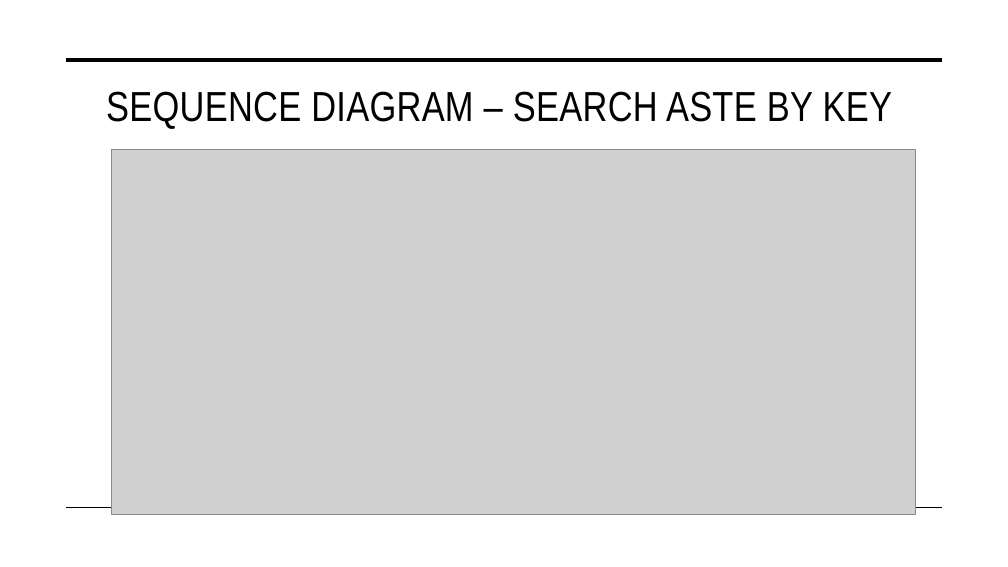
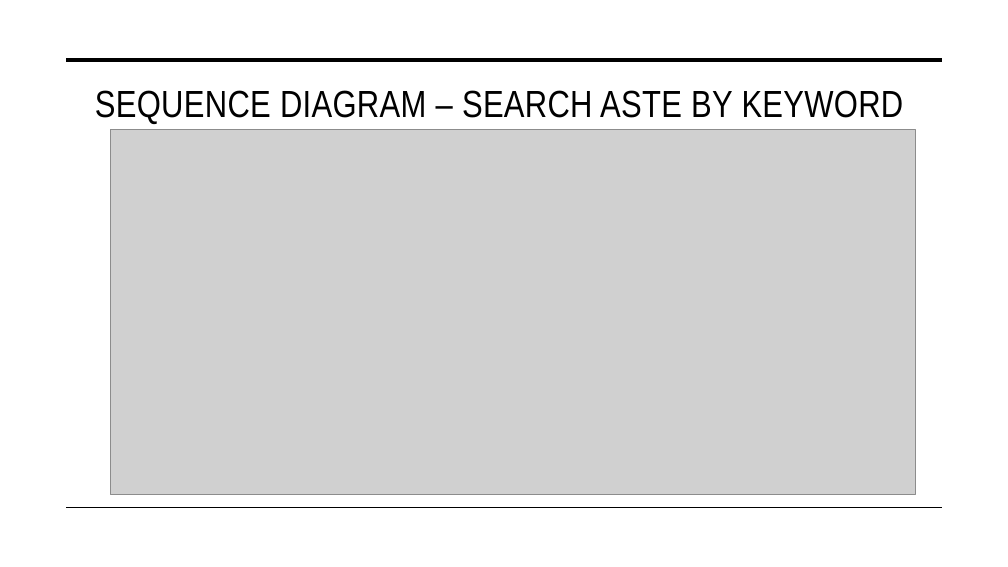
Before and after one commit to nicolospuri/AuctionSystem-Website, a slide deck: slide 36 of deliverables/PresentazioneProgettoTIW.pptx (slide 43 before the commit). Drawn at 1008x567 pixels with LibreOffice and Linux fonts; fonts in the diff are those of the drawing; grey boxes stand for pictures. Boxes give left, top, right and bottom in pixels: in the first picture for what was removed or moved away, otherwise in the second. Text is boxed around its words. In the diff, an @@ line names an element or a change of style, - is before the commit and + after.

```diff
--- a/deliverables/PresentazioneProgettoTIW.pptx
+++ b/deliverables/PresentazioneProgettoTIW.pptx
@@ title at [95,90,904,124]: text changed; size 40 to 36 pt @@
-SEQUENCE DIAGRAM – SEARCH ASTE BY KEY
+SEQUENCE DIAGRAM – SEARCH ASTE BY KEYWORD
@@ picture: place and size @@
-picture at [112,150,917,515]
+picture at [110,130,915,495]
```
Also in this commit, not shown: 26 other slides changed, 4 other files.
